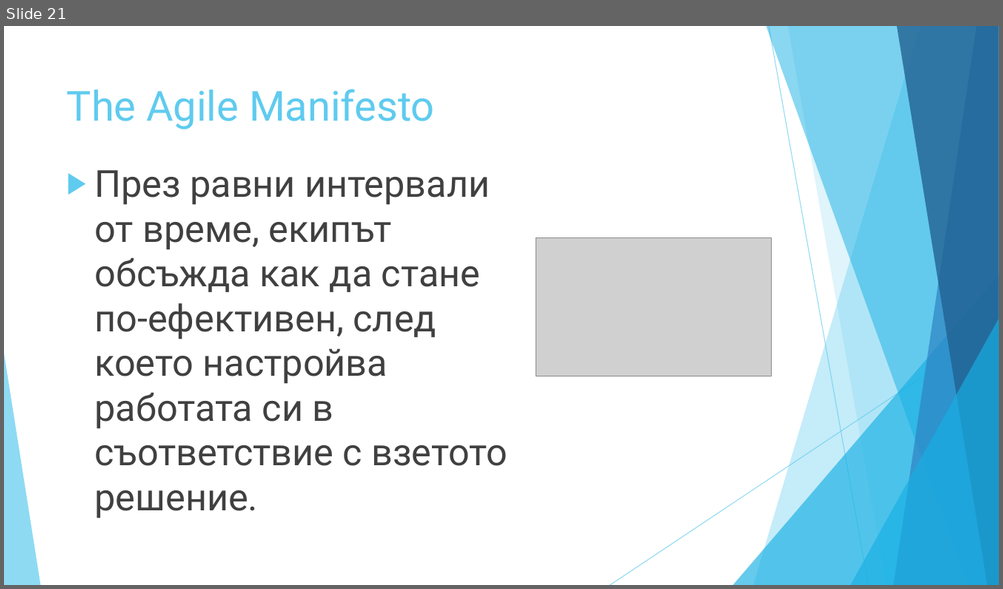
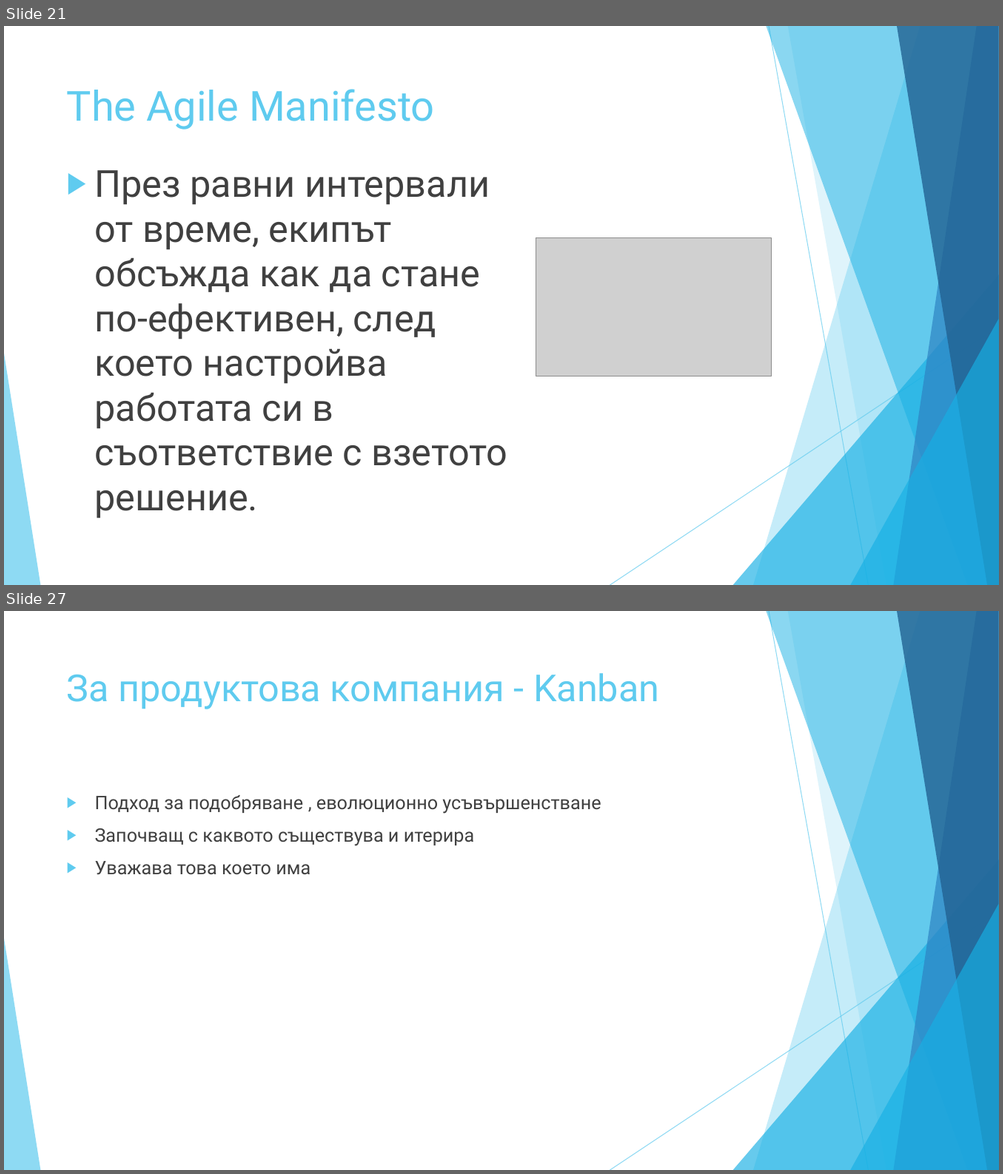
Before and after one commit to vtasheva/coursework-customer-requirements, a slide deck: Coursework - presentation.pptx. Shown one above the other, each under a label of ours: slide 21 before the commit, slides 21 and 27 after it; the slides between them are not shown. The pictures are 1003x589 and 1003x1174 pixels, drawn with LibreOffice and Linux fonts; fonts in the diff are those of the drawing; grey boxes stand for pictures. Boxes give left, top, right and bottom in pixels: in the first picture for what was removed or moved away, otherwise in the second. Text is boxed around its words. In the diff, an @@ line names an element or a change of style, - is before the commit and + after.

Commit message:
added Scrum and Kanban

```diff
--- a/Coursework - presentation.pptx
+++ b/Coursework - presentation.pptx
@@ slide 27 added at (4,611,999,1170), background #FFFFFF; not listed: 10 template elements that a slide beside it also shows @@
@@ title added at (67,673,659,709), 36 pt, text #5FCBEF @@
+За продуктова компания - Kanban
@@ text added at (95,795,600,875), 18 pt, text #404040 @@
+▶ Подход за подобряване , еволюционно усъвършенстване
+▶ Започващ с каквото съществува и итерира
+▶ Уважава това което има
```
Also in this commit, not shown: 6 other slides added.
